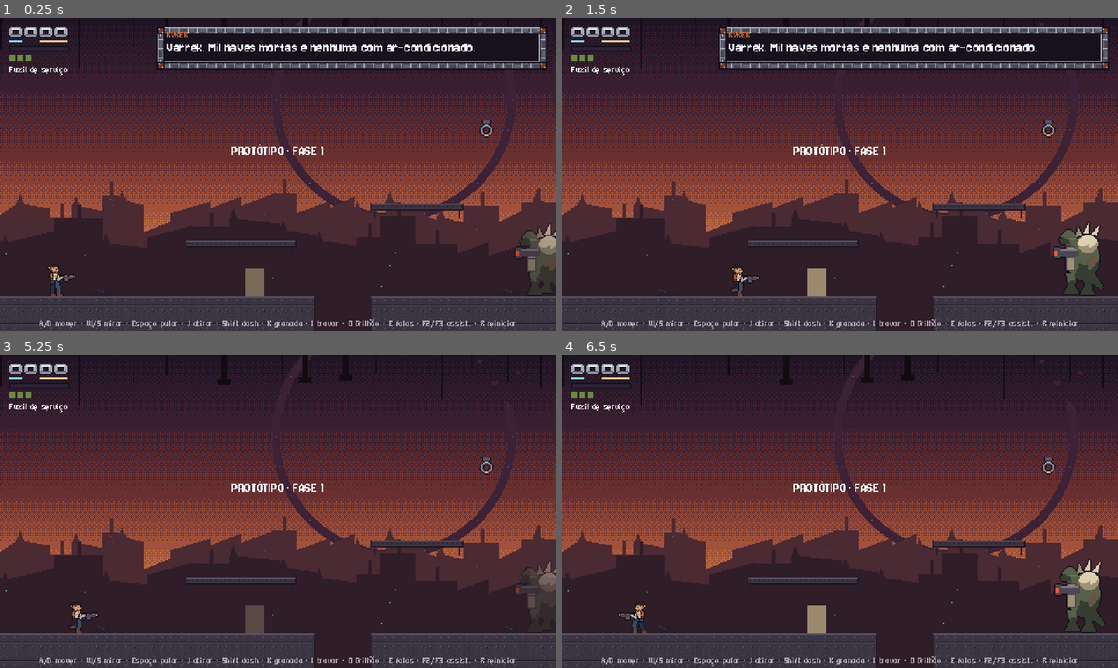
Above: before the commit, frames 1-4 (two rows, left to right).
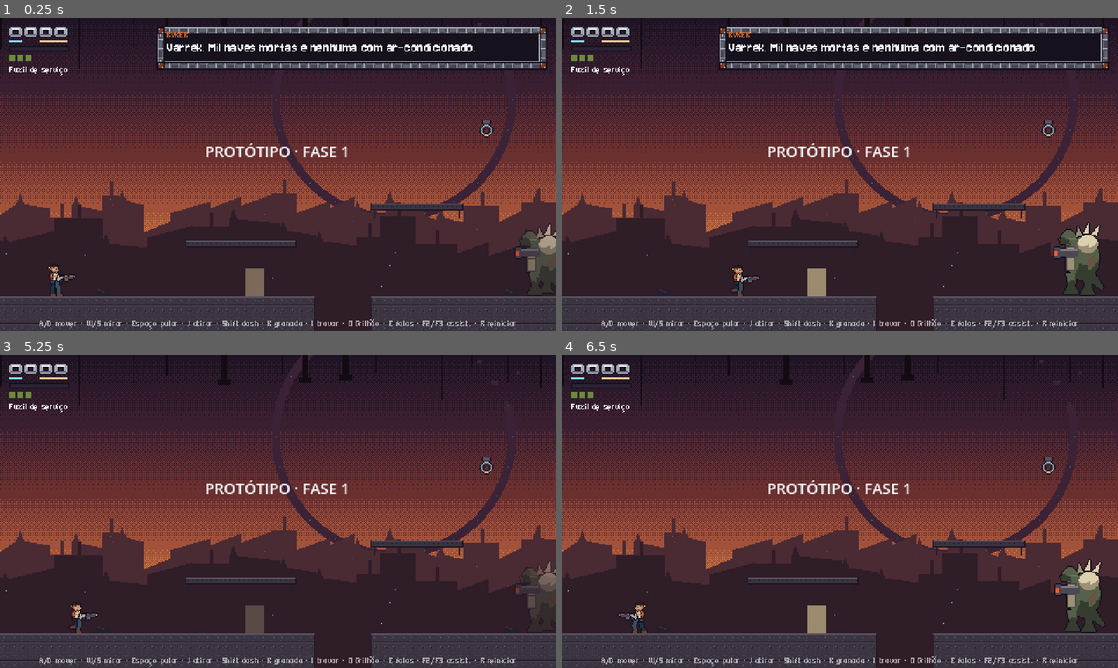
Above: after the commit, the same moments.

Repository: ccbarbosa5/jogo-plataforma
Game: Godot game, scene res://scenes/salas/sala_teste.tscn
Same seed, same stepped clock (60 frames per second), same inputs: the game is played once before the commit and once after it.
Inputs:
- Up to frame 1 (0.25 s): no input
- Up to frame 2 (1.5 s): hold D (mover_direita) from 0.53 s (still down); tap J (atirar) at 0.6 s; tap Space (pular) at 0.77 s; tap U (chamado) at 1.35 s
- Up to frame 3 (5.25 s): tap Space (pular) at 1.52, 3.02, 3.77, 4.52 s; release D (mover_direita) at 2.03 s; hold A (mover_esquerda) 2.03-2.78 s; tap Shift (dash) at 2.1 s; hold D (mover_direita) 2.78-4.28 s; tap O (ferramenta) at 2.85 s; tap K (granada) at 3.6 s; hold A (mover_esquerda) 4.28-5.03 s; tap E (interagir) at 4.35 s; hold D (mover_direita) from 5.03 s (still down); hold R (reiniciar) from 5.03 s (still down)
- Up to frame 4 (6.5 s): release D (mover_direita) at 5.78 s; release R (reiniciar) at 5.78 s; hold A (mover_esquerda) from 5.78 s (still down); tap I (travar_mira) at 5.85 s; tap Space (pular) at 6.02 s

The runs differ from the first frame. In frame 1, 0.5% of the frame differs, in the area x 37-63%, y 40-45%; in frame 2, 0.5%; in frame 3, 0.5%; in frame 4, 0.5%.

Commit message:
Aplica a fonte padrão por código para a importação limpa funcionar
O tema do projeto carregava antes de a fonte ser importada e quebrava
a primeira importação no CI. Agora o autoload Dialogos define a fonte
padrão (ThemeDB.fallback_font), com teste.

Co-Authored-By: Claude Opus 5.5 <noreply@anthropic.com>
Claude-Session: https://claude.ai/code/session_01BAjwL55r3BP5j98r99JpxV

Diff:
--- a/project.godot
+++ b/project.godot
@@ -28,10 +28,6 @@
 window/size/window_height_override=810
 window/stretch/mode="viewport"
 window/stretch/scale_mode="integer"
-
-[gui]
-
-theme/custom="res://scenes/ui/tema_jogo.tres"
 
 [input]
 
--- a/scenes/ui/tema_jogo.tres
+++ /dev/null
@@ -1,7 +0,0 @@
-[gd_resource type="Theme" format=3]
-
-[ext_resource type="FontFile" path="res://assets/fonts/jersey10/Jersey10-Regular.ttf" id="1"]
-
-[resource]
-default_font = ExtResource("1")
-default_font_size = 13
--- a/scripts/dialogo/dialogos.gd
+++ b/scripts/dialogo/dialogos.gd
@@ -11,6 +11,9 @@
 
 
 func _ready() -> void:
+	# Fonte padrão do jogo (D-046). Fica no código, não no tema do projeto,
+	# porque numa importação limpa o tema carregaria antes da fonte.
+	Fontes.aplicar_padrao()
 	var erro: Error = banco.carregar(ARQUIVO_VS)
 	if erro != OK:
 		push_error("Diálogos: não foi possível carregar %s (%s)" % [ARQUIVO_VS, error_string(erro)])
--- a/scripts/ui/fontes.gd
+++ b/scripts/ui/fontes.gd
@@ -19,3 +19,9 @@
 
 static func pequena() -> Font:
 	return load(CAMINHO_PEQUENA) as Font
+
+
+## Deixa a fonte das falas como padrão de todo Label/Control sem fonte própria.
+static func aplicar_padrao() -> void:
+	ThemeDB.fallback_font = texto()
+	ThemeDB.fallback_font_size = TAMANHO_TEXTO
--- a/tests/ui/test_fontes.gd
+++ b/tests/ui/test_fontes.gd
@@ -36,3 +36,8 @@
 	var creditos := FileAccess.get_file_as_string("res://assets/CREDITS.md")
 	afirmar(creditos.contains("Jersey10-Regular.ttf"), "Jersey 10 em CREDITS")
 	afirmar(creditos.contains("Micro5-Regular.ttf"), "Micro 5 em CREDITS")
+
+
+func test_fonte_padrao_do_jogo_e_a_das_falas() -> void:
+	afirmar(ThemeDB.fallback_font == Fontes.texto(), "Label sem fonte própria usa a Jersey 10")
+	afirmar_igual(ThemeDB.fallback_font_size, Fontes.TAMANHO_TEXTO, "tamanho padrão")
